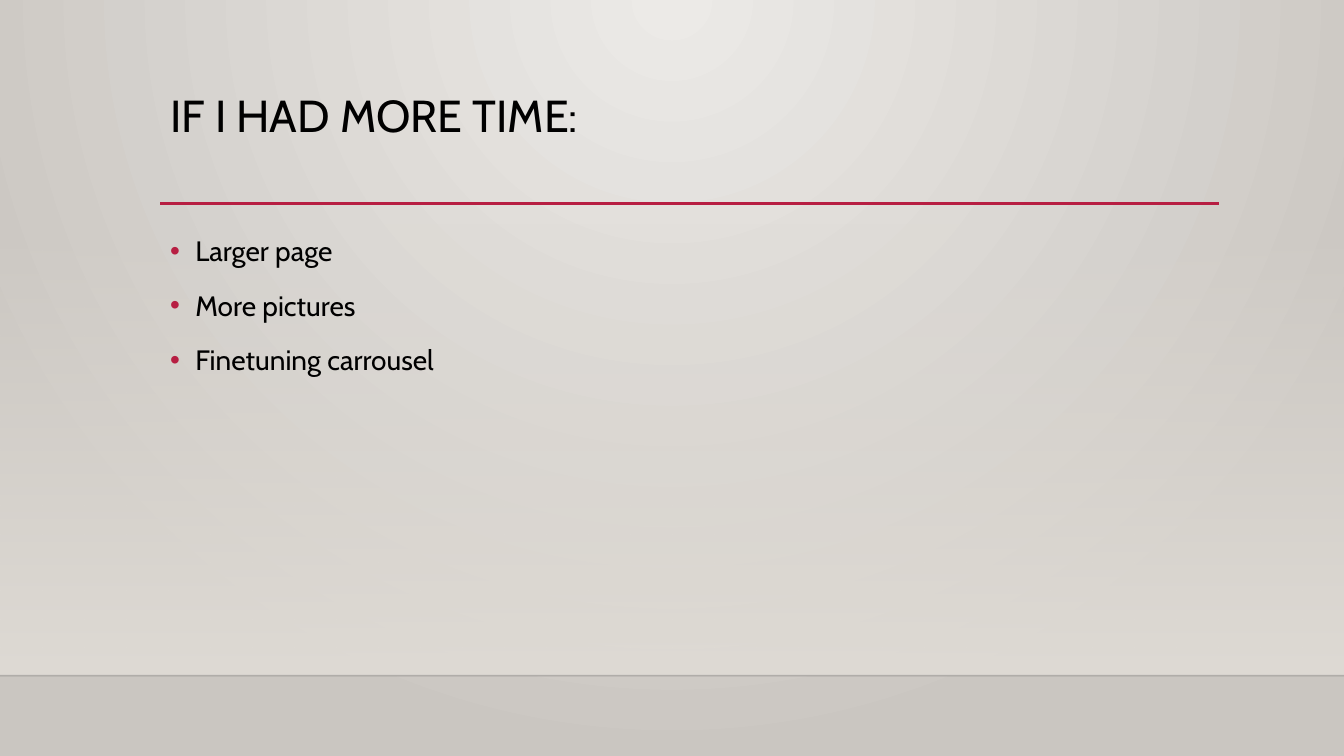
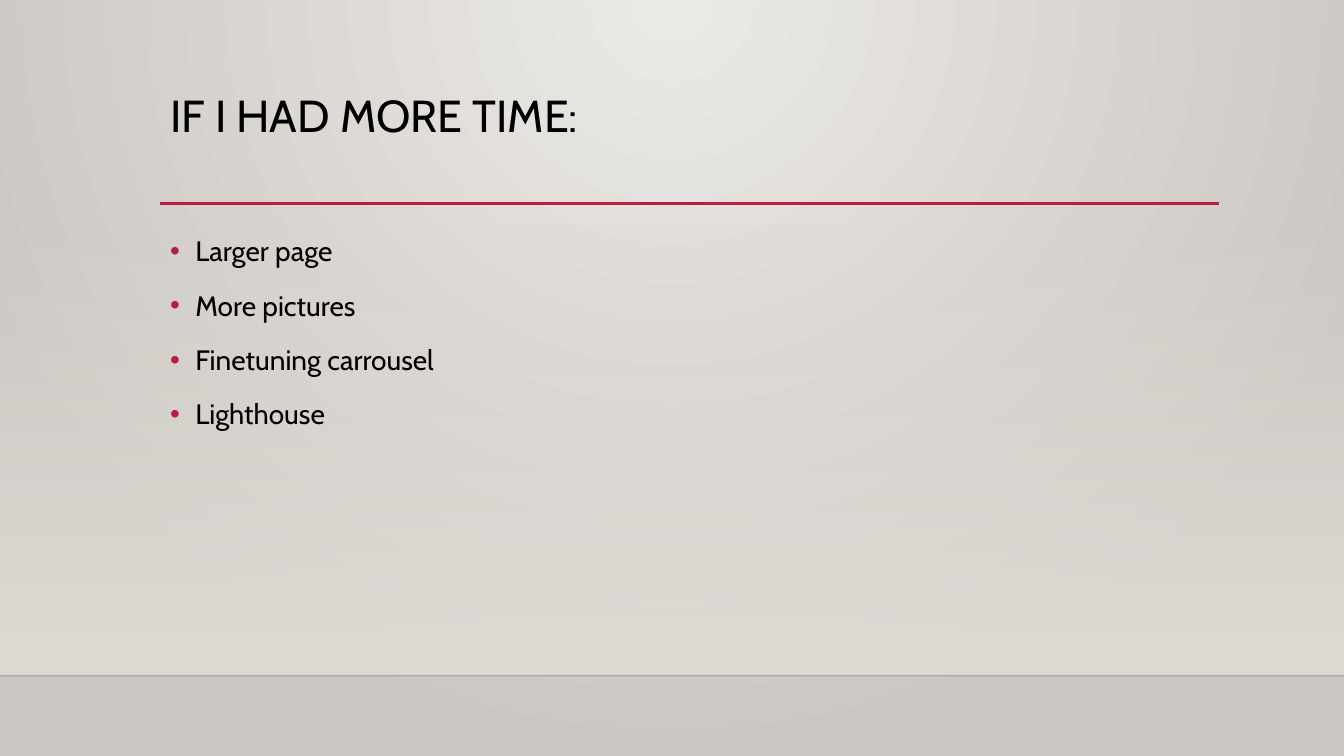
Before and after one commit to krisderycke/Guerilla, a slide deck: slide 8 of gUERILLA.pptx. Drawn at 1344x756 pixels with LibreOffice and Linux fonts; fonts in the diff are those of the drawing; background and template pictures are left out. Boxes give left, top, right and bottom in pixels: in the first picture for what was removed or moved away, otherwise in the second. Text is boxed around its words. In the diff, an @@ line names an element or a change of style, - is before the commit and + after.

Commit message:
edit ppt

```diff
--- a/gUERILLA.pptx
+++ b/gUERILLA.pptx
@@ text at [195, 403, 325, 431]: paragraph added @@
+• Lighthouse
```
